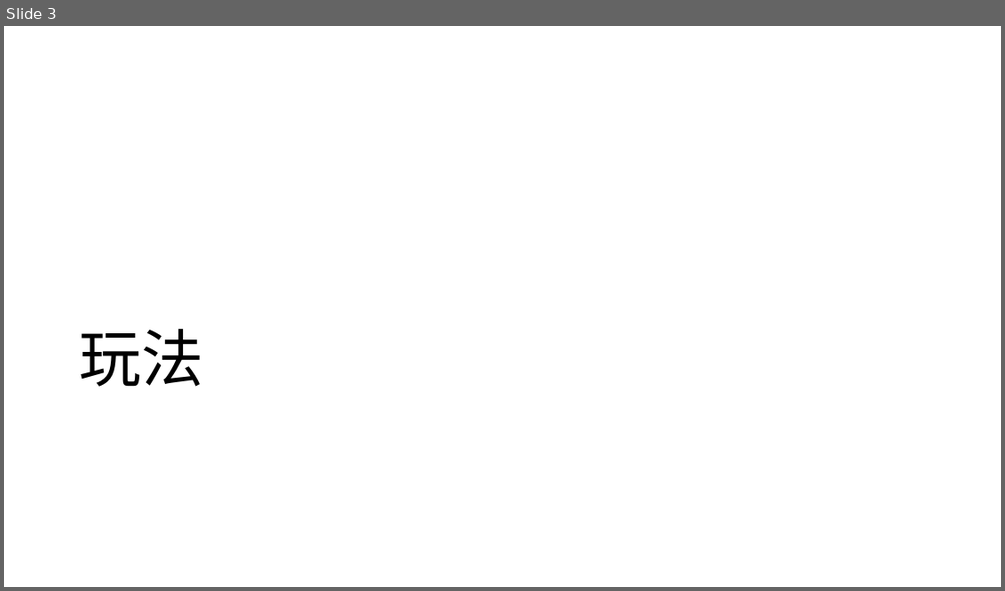
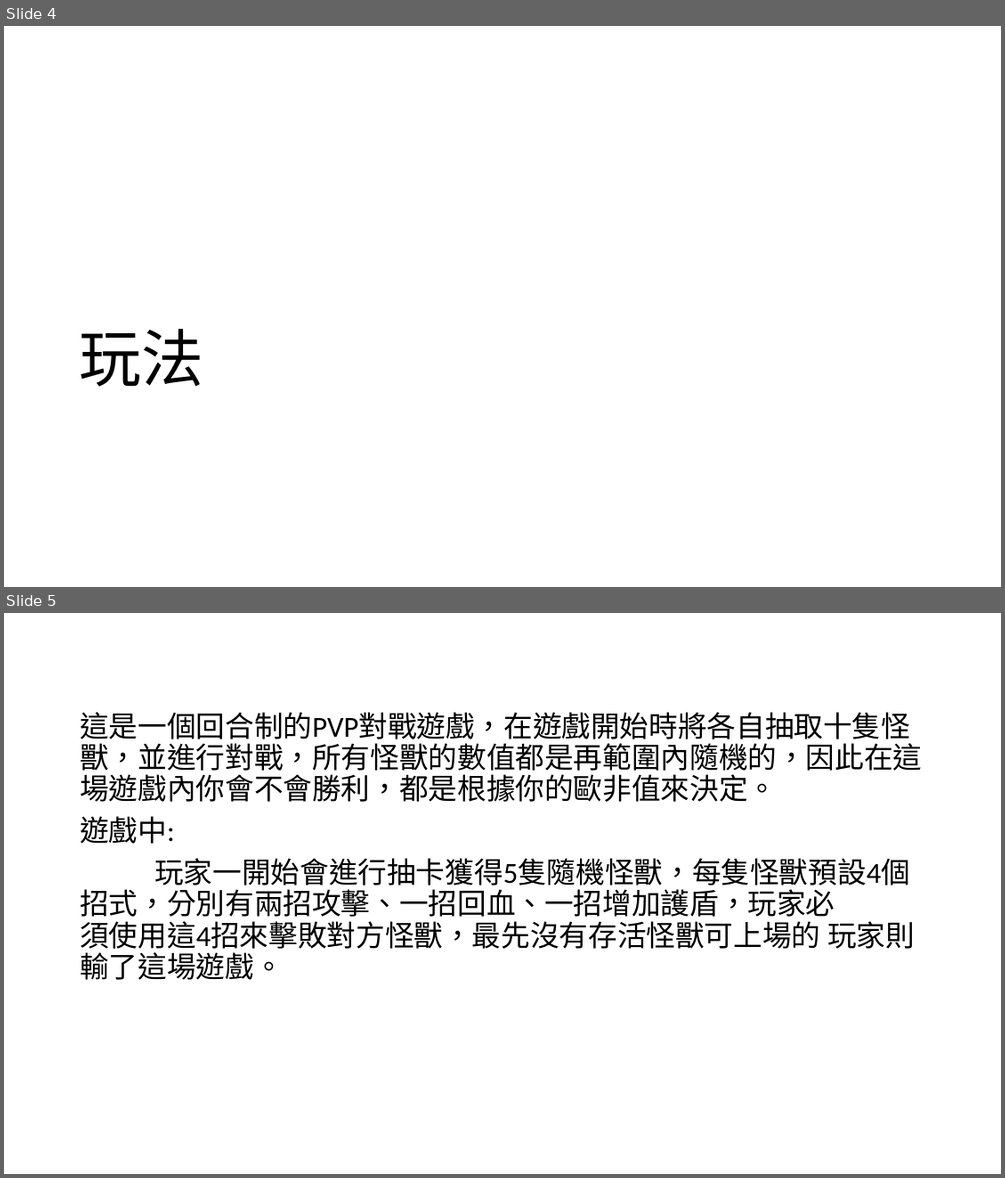
Before and after one commit to huyuhua33/draw10AtStart, a slide deck: reff/PPT.pptx. Shown one above the other, each under a label of ours: slide 3 before the commit, slides 4 and 5 after it. The pictures are 1005x591 and 1005x1178 pixels, drawn with LibreOffice and Linux fonts; fonts in the diff are those of the drawing. Boxes give left, top, right and bottom in pixels: in the first picture for what was removed or moved away, otherwise in the second. Text is boxed around its words. In the diff, an @@ line names an element or a change of style, - is before the commit and + after.

```diff
--- a/reff/PPT.pptx
+++ b/reff/PPT.pptx
@@ slide 5 added at box(4, 613, 1001, 1174), background #FFFFFF @@
@@ text added at box(80, 712, 922, 980), 28 pt, text #000000 @@
+這是一個回合制的PVP對戰遊戲，在遊戲開始時將各自抽取十隻怪獸，並進行對戰，所有怪獸的數值都是再範圍內隨機的，因此在這場遊戲內你會不會勝利，都是根據你的歐非值來決定。
+遊戲中:
+玩家一開始會進行抽卡獲得5隻隨機怪獸，每隻怪獸預設4個 招式，分別有兩招攻擊、一招回血、一招增加護盾，玩家必 須使用這4招來擊敗對方怪獸，最先沒有存活怪獸可上場的 玩家則輸了這場遊戲。
@@ what was slide 3 is now slide 4 @@
```
Also in this commit, not shown: 1 other slide added.
